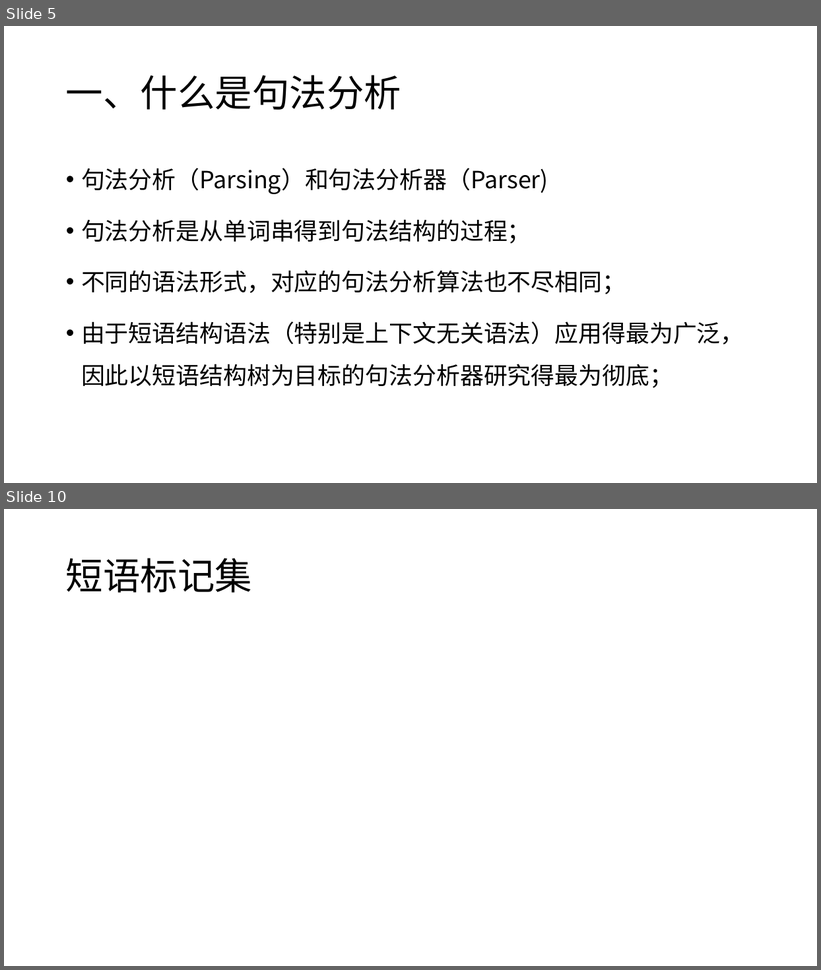
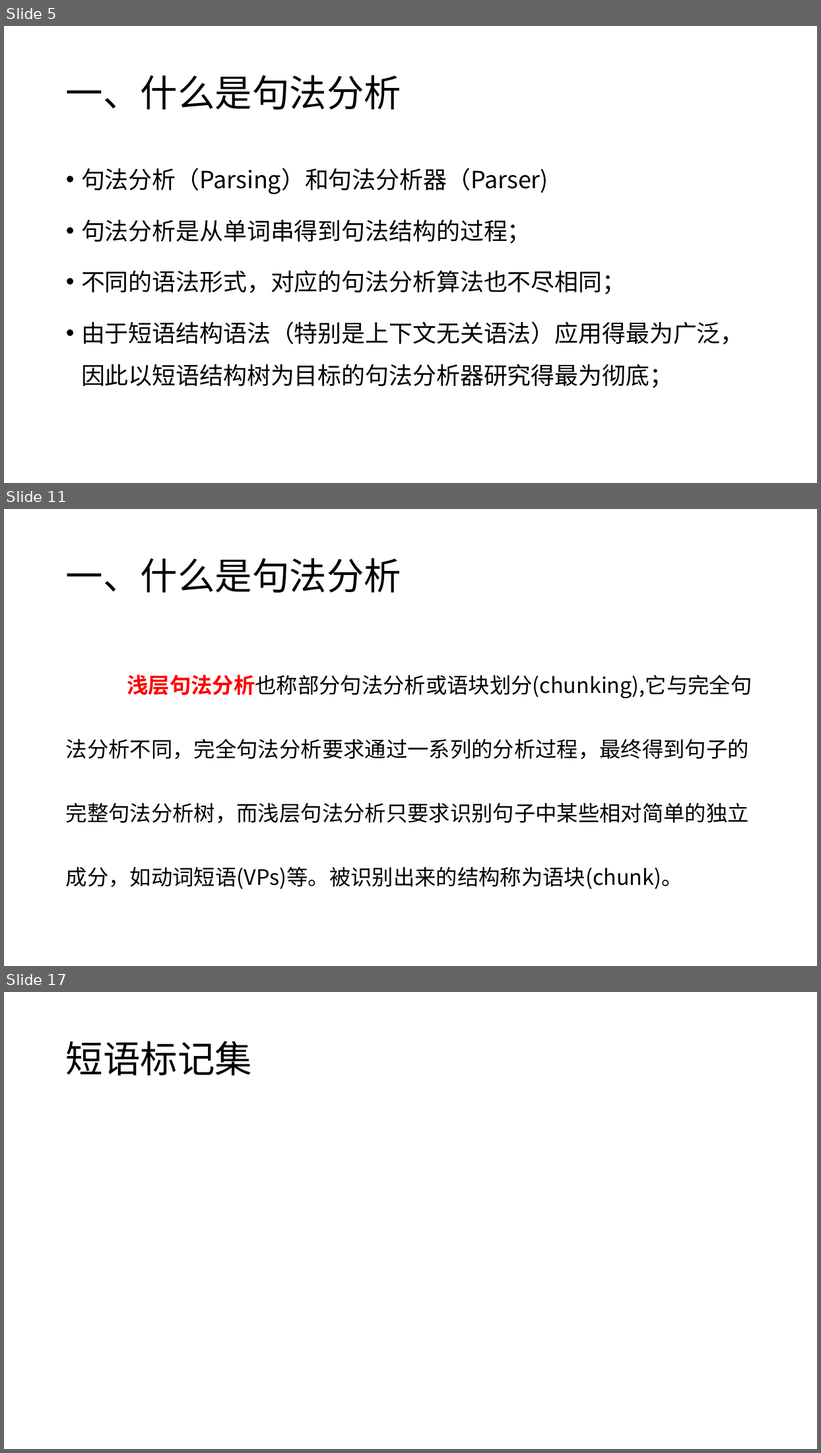
Before and after one commit to charlesXu86/Chatbot_CN, a slide deck: Chatbot_Doc/课程/NLP-6-句法分析.pptx. Shown one above the other, each under a label of ours: slides 5 and 10 before the commit, slides 5, 11 and 17 after it; the slides between them are not shown. The pictures are 821x970 and 821x1453 pixels, drawn with LibreOffice and Linux fonts; fonts in the diff are those of the drawing. Boxes give left, top, right and bottom in pixels: in the first picture for what was removed or moved away, otherwise in the second. Text is boxed around its words. In the diff, an @@ line names an element or a change of style, - is before the commit and + after.

Commit message:
句法分析

```diff
--- a/Chatbot_Doc/课程/NLP-6-句法分析.pptx
+++ b/Chatbot_Doc/课程/NLP-6-句法分析.pptx
@@ slide 11 added at [4, 509, 817, 966], background #FFFFFF @@
@@ title added at [66, 558, 401, 593], 44 pt, text #000000 @@
+一、什么是句法分析
@@ text added at [66, 675, 752, 889], 25.2 pt, text #000000 @@
+浅层句法分析也称部分句法分析或语块划分(chunking),它与完全句法分析不同，完全句法分析要求通过一系列的分析过程，最终得到句子的完整句法分析树，而浅层句法分析只要求识别句子中某些相对简单的独立成分，如动词短语(VPs)等。被识别出来的结构称为语块(chunk)。
@@ what was slide 10 is now slide 17 @@
```
Also in this commit, not shown: 13 slides changed, 7 other slides added.
